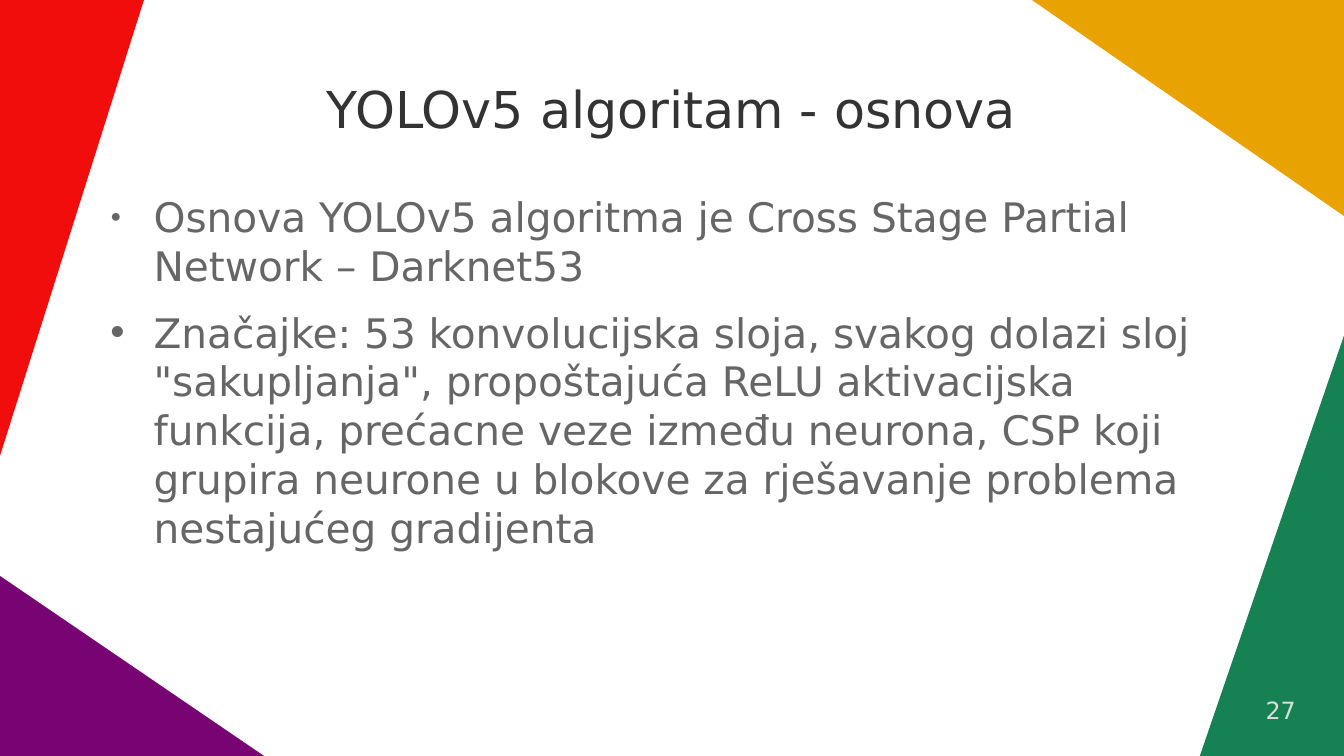
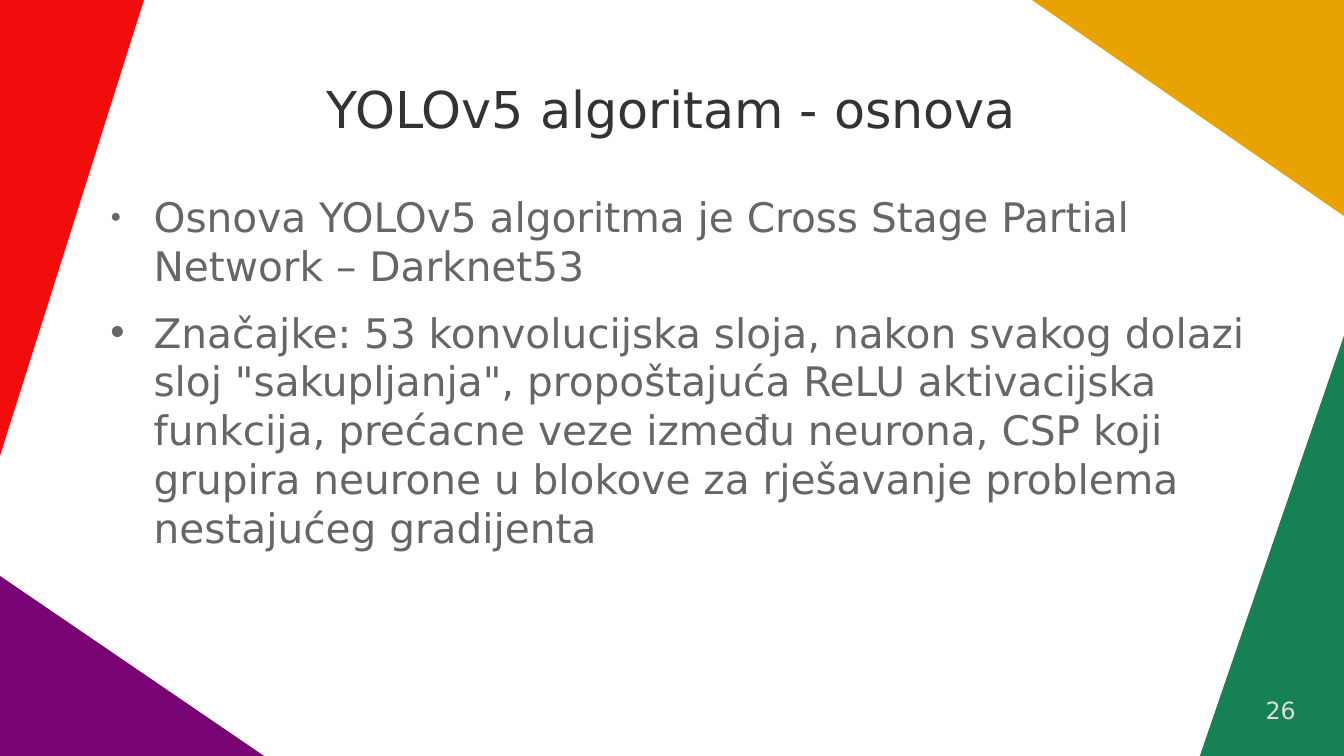
Before and after one commit to VidJoha/Seminar---CNN-i-YOLO-algoritmi, a slide deck: slide 26 of Konvolucijske neuralne mreže.odp (slide 27 before the commit). Drawn at 1344x756 pixels with LibreOffice and Linux fonts; fonts in the diff are those of the drawing. Boxes give left, top, right and bottom in pixels: in the first picture for what was removed or moved away, otherwise in the second. Text is boxed around its words. In the diff, an @@ line names an element or a change of style, - is before the commit and + after.

```diff
--- a/Konvolucijske neuralne mreže.odp
+++ b/Konvolucijske neuralne mreže.odp
@@ text at <box>154,315,1244,551</box>: text changed @@
-• Značajke: 53 konvolucijska sloja, svakog dolazi sloj "sakupljanja", propoštajuća ReLU aktivacijska funkcija, prećacne veze između neurona, CSP koji grupira neurone u blokove za rješavanje problema nestajućeg gradijenta
+• Značajke: 53 konvolucijska sloja, nakon svakog dolazi sloj "sakupljanja", propoštajuća ReLU aktivacijska funkcija, prećacne veze između neurona, CSP koji grupira neurone u blokove za rješavanje problema nestajućeg gradijenta
@@ page number at <box>1266,701,1296,720</box>: text changed @@
-27
+26
```
Also in this commit, not shown: 8 other slides changed, 2 slides added, 2 slides removed, 1 other file.
